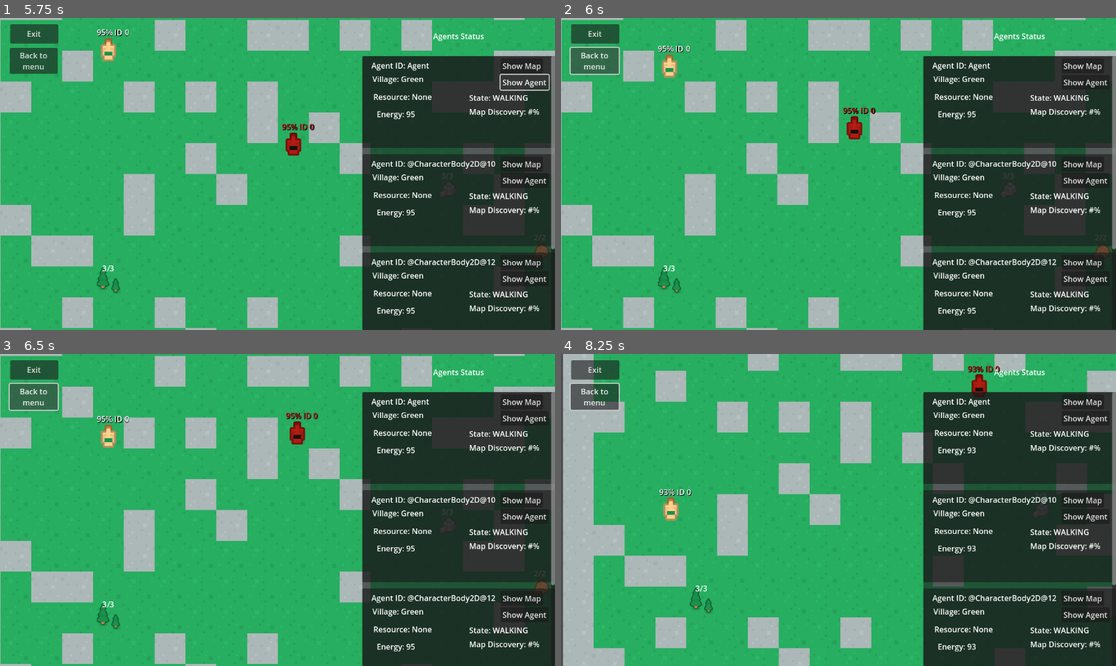
Above: before the commit, frames 1-4 (two rows, left to right).
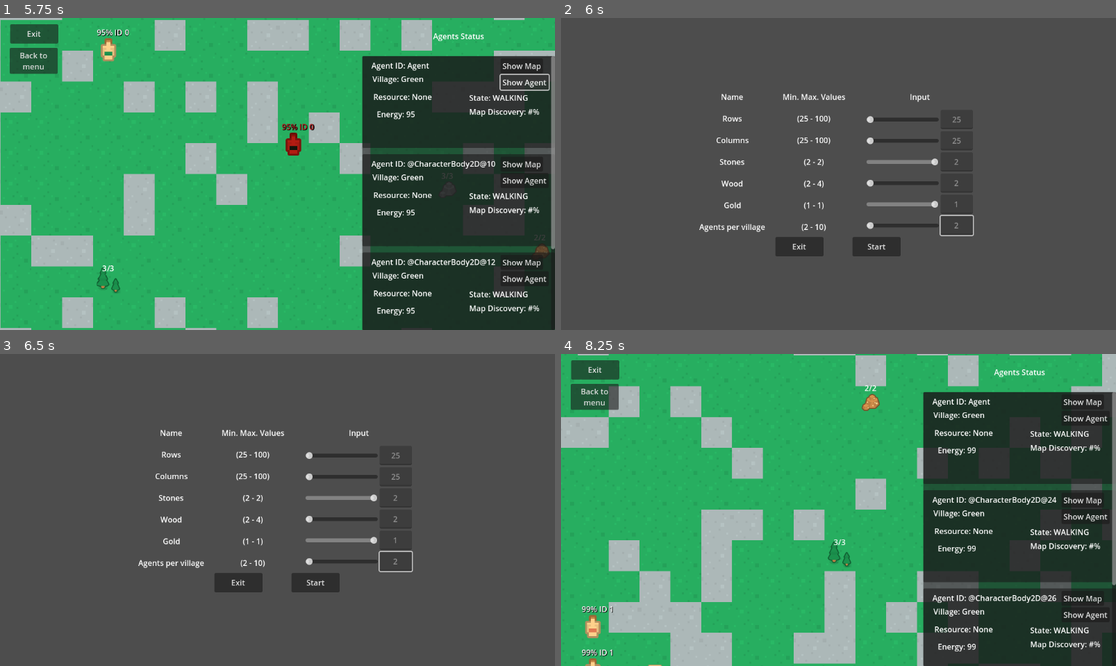
Above: after the commit, the same moments.

Repository: ApostolisSiampanis/intelligent-agents
Game: Godot game, scene res://scenes/input_screen.tscn
The game is run twice, just before and just after one commit, with the same random seed, the same clock (stepped at 60 frames per second) and the same inputs.
Inputs (mouse positions are in pixels of both pictures, inside the frame that each line leads up to):
- Up to frame 1 (5.75 s): click "Start" at 0.5 s; click "Show Map" at 1.25 s; click "Show Agent" at 2 s; click "Show Map" at 2.75 s; click "Show Agent" at 3.5 s; click "Show Map" at 4.25 s; click "Show Agent" at 5 s
- Up to frame 2 (6 s): click "Back to menu" at 5.75 s
- Up to frame 3 (6.5 s): no input
- Up to frame 4 (8.25 s): click (877, 581) at 6.5 s, where only the run after the commit has a clickable "Start"; move the mouse to (960, 494) at 7.27 s; hold S (camera_move_down) 7.28-8.03 s; move the mouse to (727, 525) at 8.02 s; tap A (camera_move_left) at 8.1 s

Frame 1 is identical in both runs. In frame 2, 99% of the frame differs, in the area x 0-100%, y 0-100%; in frame 3, 99%; in frame 4, 26%.

Commit message:
Update map_generator.tscn
- Add signal method 'pressed' in ExitButton and MainMenuButton.

Diff:
--- a/scenes/map_generator.tscn
+++ b/scenes/map_generator.tscn
@@ -124,5 +124,5 @@
 unique_name_in_owner = true
 script = ExtResource("6_lruxe")
 
-[connection signal="pressed" from="CanvasLayer/ExitButton" to="CanvasLayer/ExitButton" method="_on_pressed"]
-[connection signal="pressed" from="CanvasLayer/MainMenuButton" to="CanvasLayer/MainMenuButton" method="_on_pressed"]
+[connection signal="pressed" from="UILayer/ExitButton" to="UILayer/ExitButton" method="_on_pressed"]
+[connection signal="pressed" from="UILayer/MainMenuButton" to="UILayer/MainMenuButton" method="_on_pressed"]
